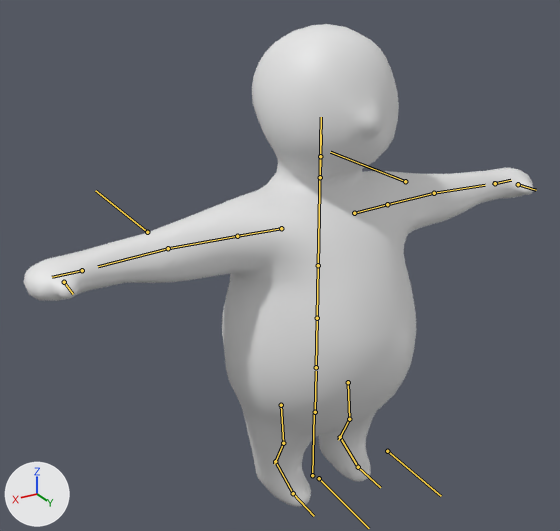
The FBX model Assets/Art/3D/Models/MainCharacter/CH_MainCharacter.fbx: old version first, new version second.
One viewpoint serves both versions: a camera (50 mm lens) standing at (1.054, 1.566, 1.49) and looking at (0.088, -0.044, 0.685). The axes (+X, +Y, +Z) are drawn at lower left. The lights are the same throughout. The bones that bend it are drawn over the model as lines.
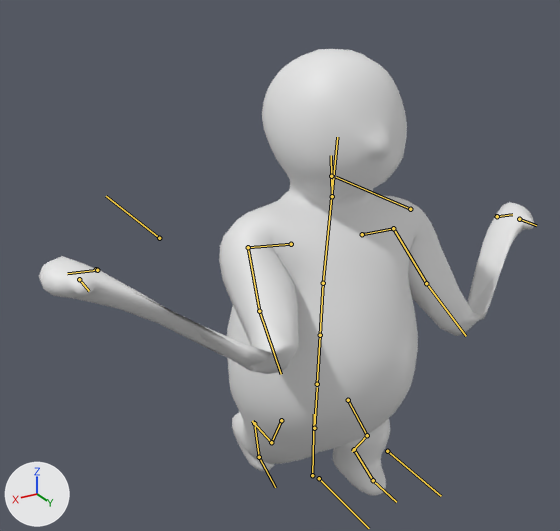
The newer file adds an action. The first version stands in its rest pose; the second is drawn at frame 16 of the action 'Armature|Carry_Walk'.

What differs and where, as boxes (x1, y1, x2, y2) in the pictures (560 x 531 px):
'Mesh.001', posed (7% shorter): before (23, 24, 534, 507); after (39, 49, 534, 496)
bone 'IK_Leg_L', root to tip: before (340, 437) to (338, 435); after (354, 449) to (352, 448)
bone 'IK_Leg_R', root to tip: before (275, 461) to (274, 459); after (254, 423) to (253, 420)
bone 'Toe_R', root to tip: before (293, 493) to (314, 516); after (259, 457) to (275, 487)
bone 'Pelvis', root to tip: before (315, 412) to (316, 371); after (314, 428) to (317, 387)
bone 'Chest', root to tip: before (318, 265) to (321, 117); after (323, 283) to (337, 137)
bone 'Neck', root to tip: before (320, 177) to (320, 156); after (332, 196) to (331, 176)
bone 'UpperArm_L', root to tip: before (387, 204) to (434, 193); after (393, 228) to (426, 283)
bone 'UpperArm_R', root to tip: before (237, 236) to (168, 248); after (248, 247) to (259, 311)
bone 'UpperLeg_L', root to tip: before (348, 382) to (349, 419); after (348, 400) to (367, 435)
bone 'LowerLeg_L', root to tip: before (349, 419) to (338, 440); after (367, 435) to (352, 451)
bone 'UpperLeg_R', root to tip: before (281, 405) to (283, 443); after (281, 420) to (271, 442)
bone 'LowerLeg_R', root to tip: before (283, 443) to (274, 464); after (271, 442) to (252, 421)

What changed in the scene script:
```text
Change bone_ik_leg_l:
    where bone_ik_leg_l = bpy.data.objects['Armature'].pose.bones['IK_Leg_L']  # child of 'Root'
    bone_ik_leg_l.location: (0.0, 0.0, 0.0) -> (0.0, -0.072, 0.0)
Change bone_ik_leg_r:
    where bone_ik_leg_r = bpy.data.objects['Armature'].pose.bones['IK_Leg_R']  # child of 'Root'
    bone_ik_leg_r.location: (0.0, 0.0, 0.0) -> (0.0, 0.124, -0.057)
    bone_ik_leg_r.rotation_quaternion: (1.0, 0.0, 0.0, 0.0) -> (0.91, -0.414, 0.0, 0.0)  # degrees (0, 0, 0) -> degrees (-49, 0, 0)
Change bone_toe_r:
    where bone_toe_r = bpy.data.objects['Armature'].pose.bones['Toe_R']  # child of 'Foot_R'
    bone_toe_r.rotation_quaternion: (1.0, 0.0, 0.0, 0.0) -> (0.979, 0.205, 0.0, 0.0)  # degrees (0, 0, 0) -> degrees (24, 0, 0)
Change bone_pelvis:
    where bone_pelvis = bpy.data.objects['Armature'].pose.bones['Pelvis']  # child of 'Root'
    bone_pelvis.location: (0.0, 0.0, 0.0) -> (0.0, -0.055, 0.0)
    bone_pelvis.rotation_quaternion: (1.0, 0.0, 0.0, 0.0) -> (1.0, -0.019, 0.0, 0.0)  # degrees (0, 0, 0) -> degrees (-2, 0, 0)
Change bone_chest:
    where bone_chest = bpy.data.objects['Armature'].pose.bones['Chest']  # child of 'Spine_02'
    bone_chest.rotation_quaternion: (1.0, 0.0, 0.0, 0.0) -> (1.0, -0.023, 0.001, 0.0)  # degrees (0, 0, 0) -> degrees (-3, 0, 0)
Change bone_neck:
    where bone_neck = bpy.data.objects['Armature'].pose.bones['Neck']  # child of 'Chest'
    bone_neck.rotation_quaternion: (1.0, 0.0, 0.0, 0.0) -> (0.998, 0.066, 0.0, 0.0)  # degrees (0, 0, 0) -> degrees (8, 0, 0)
Change bone_upperarm_l:
    where bone_upperarm_l = bpy.data.objects['Armature'].pose.bones['UpperArm_L']  # child of 'Shoulder_L'
    bone_upperarm_l.rotation_quaternion: (1.0, 0.0, 0.0, 0.0) -> (0.786, -0.539, -0.176, -0.246)  # degrees (0, 0, 0) -> degrees (-65, -33, -14)
Change bone_upperarm_r:
    where bone_upperarm_r = bpy.data.objects['Armature'].pose.bones['UpperArm_R']  # child of 'Shoulder_R'
    bone_upperarm_r.rotation_quaternion: (1.0, 0.0, 0.0, 0.0) -> (0.731, -0.526, 0.206, 0.382)  # degrees (0, 0, 0) -> degrees (-59, 45, 29)
Change bone_upperleg_l:
    where bone_upperleg_l = bpy.data.objects['Armature'].pose.bones['UpperLeg_L']  # child of 'Pelvis'
    bone_upperleg_l.rotation_quaternion: (1.0, 0.0, 0.0, 0.0) -> (0.906, 0.423, 0.01, 0.009)  # degrees (0, 0, 0) -> degrees (50, 1, 1)
Change bone_lowerleg_l:
    where bone_lowerleg_l = bpy.data.objects['Armature'].pose.bones['LowerLeg_L']  # child of 'UpperLeg_L'
    bone_lowerleg_l.rotation_quaternion: (1.0, 0.0, 0.0, 0.0) -> (0.875, -0.485, 0.0, 0.0)  # degrees (0, 0, 0) -> degrees (-58, 0, 0)
Change bone_upperleg_r:
    where bone_upperleg_r = bpy.data.objects['Armature'].pose.bones['UpperLeg_R']  # child of 'Pelvis'
    bone_upperleg_r.rotation_quaternion: (1.0, 0.0, 0.0, 0.0) -> (0.958, -0.286, 0.001, 0.005)  # degrees (0, 0, 0) -> degrees (-33, 0, 1)
Change bone_lowerleg_r:
    where bone_lowerleg_r = bpy.data.objects['Armature'].pose.bones['LowerLeg_R']  # child of 'UpperLeg_R'
    bone_lowerleg_r.rotation_quaternion: (1.0, 0.0, 0.0, 0.0) -> (0.958, -0.286, 0.0, 0.0)  # degrees (0, 0, 0) -> degrees (-33, 0, 0)
```
